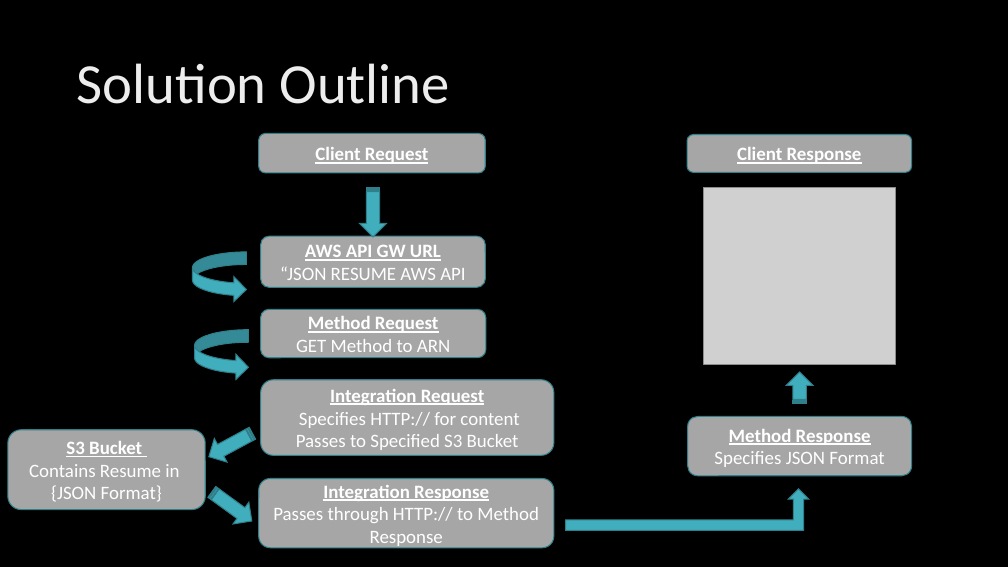
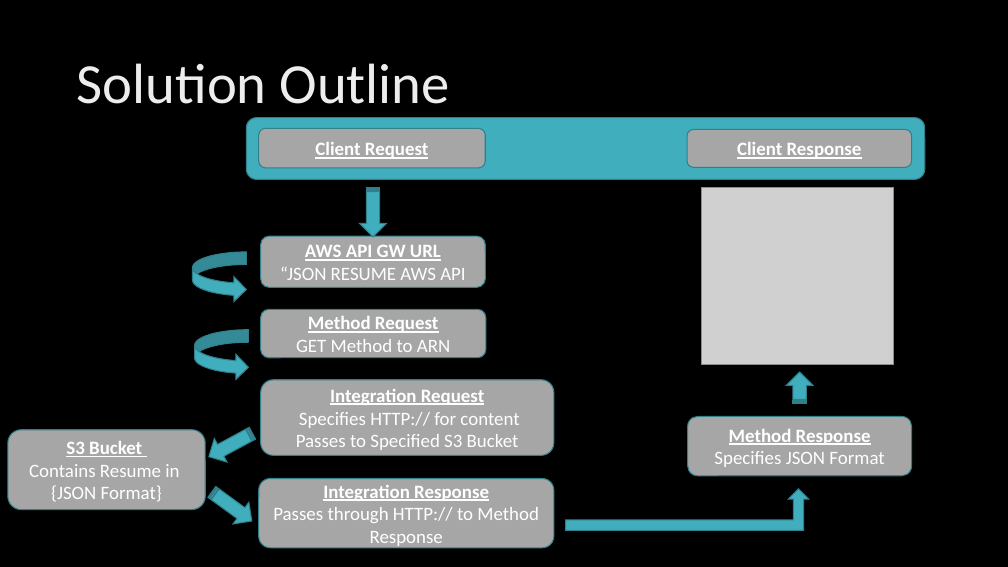
Before and after one commit to djherd/ProjectUnicorn, a slide deck: slide 6 of Doug Herd Project Presentation.pptx. Drawn at 1008x567 pixels with LibreOffice and Linux fonts; fonts in the diff are those of the drawing; grey boxes stand for pictures; background and template pictures are left out. Boxes give left, top, right and bottom in pixels: in the first picture for what was removed or moved away, otherwise in the second. Text is boxed around its words. In the diff, an @@ line names an element or a change of style, - is before the commit and + after.

```diff
--- a/Doug Herd Project Presentation.pptx
+++ b/Doug Herd Project Presentation.pptx
@@ rounded rectangle added at bbox=[247, 118, 925, 180], fill #41AEBD, outline #30818C 1 pt @@
@@ rounded rectangle "Client Request": place and size @@
-rounded rectangle "Client Request" at bbox=[259, 134, 485, 173]
+rounded rectangle "Client Request" at bbox=[259, 129, 485, 168]
@@ rounded rectangle "Client Response": place and size @@
-rounded rectangle "Client Response" at bbox=[687, 135, 912, 172]
+rounded rectangle "Client Response" at bbox=[687, 129, 912, 167]
```
Also in this commit, not shown: 3 other slides changed, 1 slide added.
